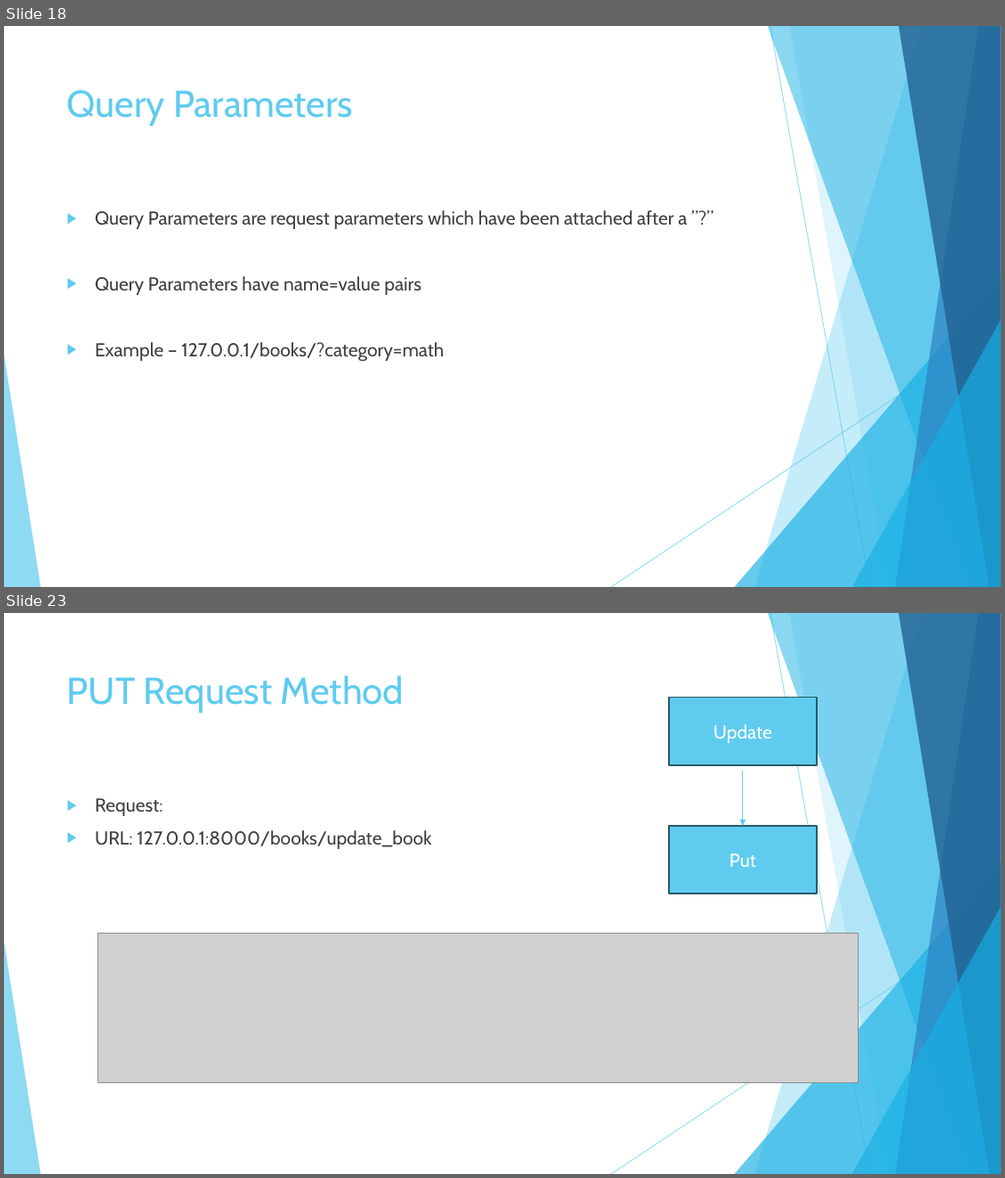
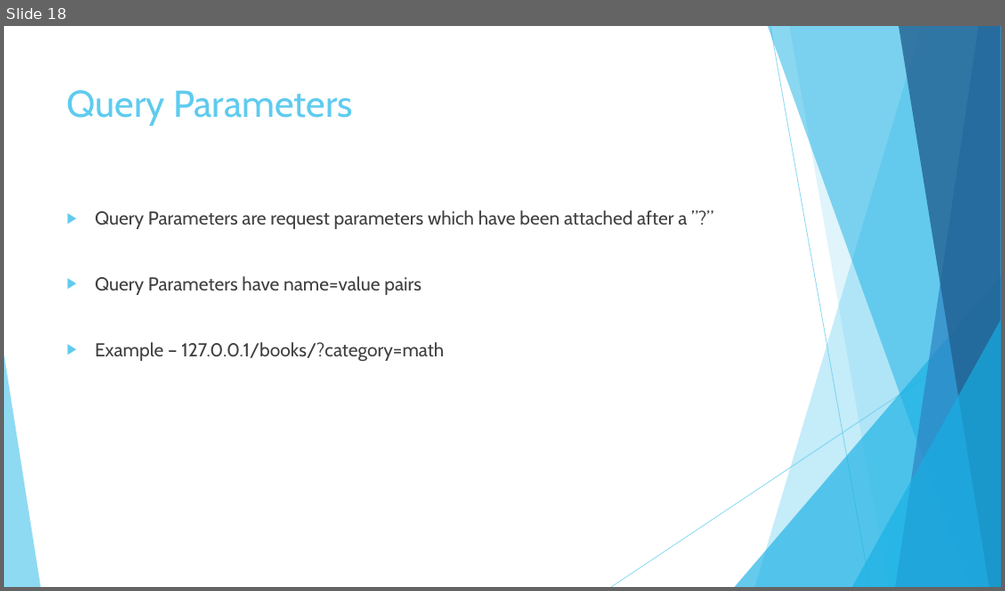
Before and after one commit to imcuteani/FastAPI-PythonAI-Development, a slide deck: Slides/Day-2/FASTAPI Development using Python on Cloud-Day2.pptx. Shown one above the other, each under a label of ours: slides 18 and 23 before the commit, slide 18 after it; the slides between them are not shown. The pictures are 1005x1178 and 1005x591 pixels, drawn with LibreOffice and Linux fonts; fonts in the diff are those of the drawing; grey boxes stand for pictures. Boxes give left, top, right and bottom in pixels: in the first picture for what was removed or moved away, otherwise in the second. Text is boxed around its words. In the diff, an @@ line names an element or a change of style, - is before the commit and + after.

```diff
--- a/Slides/Day-2/FASTAPI Development using Python on Cloud-Day2.pptx
+++ b/Slides/Day-2/FASTAPI Development using Python on Cloud-Day2.pptx
@@ slide 23 removed at bbox=[4, 613, 1001, 1174], background #FFFFFF; not listed: 10 template elements that a slide beside it also shows @@
@@ title removed at bbox=[67, 675, 404, 713] @@
-PUT Request Method
@@ rectangle removed at bbox=[669, 698, 817, 765] @@
-Update
@@ arrow removed from (743, 771) to (743, 826) @@
@@ text removed at bbox=[95, 798, 431, 849] @@
-▶ Request:
-▶ URL: 127.0.0.1:8000/books/update_book
@@ rectangle removed at bbox=[669, 826, 817, 893] @@
-Put
@@ picture removed at bbox=[98, 933, 858, 1083] @@
```
Also in this commit, not shown: 1 slide changed, 5 slides added, 4 other slides removed, 3 other files.
